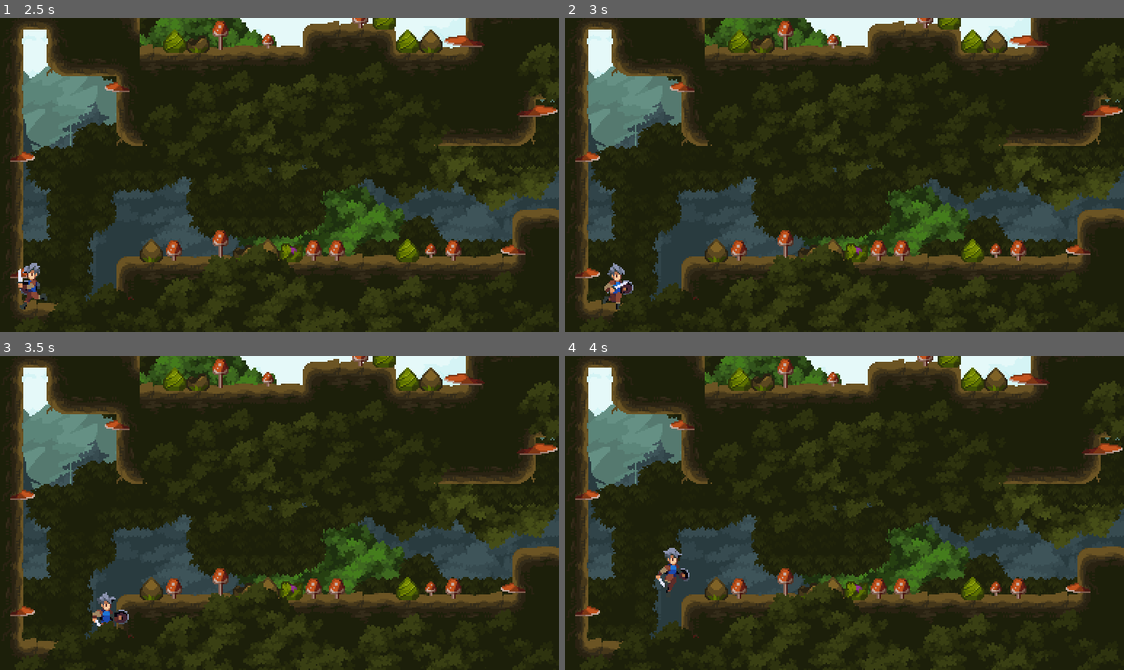
Above: before the commit, frames 1-4 (two rows, left to right).
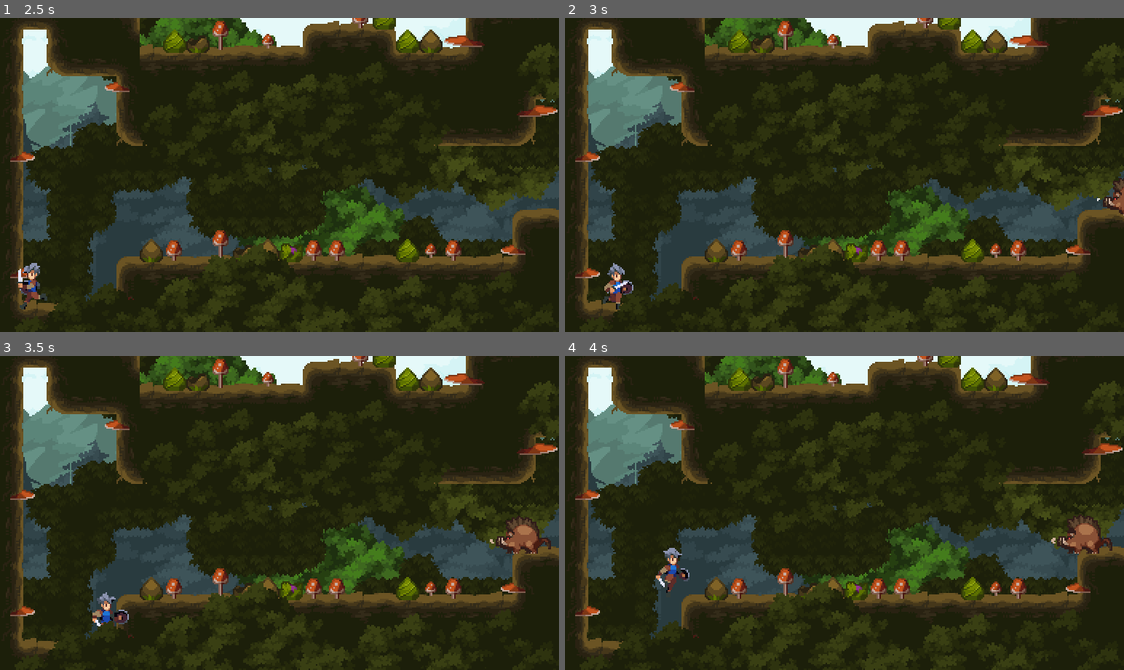
Above: after the commit, the same moments.

Repository: III-Moon/HelloGodot
Game: Godot game, scene res://label.tscn
The game is run twice, just before and just after one commit, with the same random seed, the same clock (stepped at 60 frames per second) and the same inputs.
Inputs:
- Up to frame 1 (2.5 s): hold D (move_right) 0.53-2.03 s; tap Space (jump) at 0.77, 1.52 s; hold A (move_left) from 2.03 s (still down)
- Up to frame 2 (3 s): release A (move_left) at 2.78 s; hold D (move_right) from 2.78 s (still down)
- Up to frame 3 (3.5 s): keep holding D (move_right); tap Space (jump) at 3.02 s
- Up to frame 4 (4 s): keep holding D (move_right); tap Space (jump) at 3.77 s

Frame 1 is identical in both runs. In frame 2, 0.3% of the frame differs, in the area x 95-100%, y 50-63%; in frame 3, 0.7%; in frame 4, 0.7%, in the area x 86-98%, y 50-63%.

Commit message:
enemy-boar add

Diff:
--- /dev/null
+++ b/enemies/boar.gd
@@ -0,0 +1,66 @@
+extends Enemy
+
+enum State {
+	IDLE,
+	WALK,
+	RUN,
+	HIT,
+}
+
+@onready var wall_checker: RayCast2D = $Graphics/WallChecker
+@onready var player_checker: RayCast2D = $Graphics/PlayerChecker
+@onready var floor_checker: RayCast2D = $Graphics/FloorChecker
+@onready var calm_down_timer: Timer = $CalmDownTimer
+
+func tick_physics(state: State, delta: float) -> void:
+	match state:
+		State.IDLE:
+			move(0.0, delta)
+		State.WALK:
+			move(max_speed / 3, delta)
+		State.RUN:
+			if wall_checker.is_colliding() or not floor_checker.is_colliding():
+				direction *= -1
+			move(max_speed, delta)
+			if player_checker.is_colliding():
+				calm_down_timer.start()
+
+func get_next_state(state: State) -> State:
+	if player_checker.is_colliding():
+		return State.RUN
+
+	match state:
+		State.IDLE:
+			if state_machine.state_time > 2:
+				return State.WALK
+
+		State.WALK:
+			if wall_checker.is_colliding() or not floor_checker.is_colliding():
+				return State.IDLE
+
+		State.RUN:
+			if calm_down_timer.is_stopped():
+				return State.WALK
+
+	return state
+
+func transition_state(from: State, to: State) -> void:
+	print("[%s] %s => %s" % [
+		Engine.get_physics_frames(),
+		State.keys()[from] if from != -1 else "<START>",
+		State.keys()[to],
+	])
+
+	match to:
+		State.IDLE:
+			animation_player.play("idle")
+			if wall_checker.is_colliding():
+				direction *= -1
+		State.WALK:
+			animation_player.play("walk")
+			if not floor_checker.is_colliding():
+				direction *= -1
+				# 强制更新缓存内的值
+				floor_checker.force_raycast_update()
+		State.RUN:
+			animation_player.play("run")
--- /dev/null
+++ b/enemies/boar.tscn
@@ -0,0 +1,255 @@
+[gd_scene load_steps=14 format=3 uid="uid://docg8hbrvdocg"]
+
+[ext_resource type="PackedScene" uid="uid://bqk00527k7t1k" path="res://enemies/enemy.tscn" id="1_sfwxw"]
+[ext_resource type="Script" path="res://enemies/boar.gd" id="2_c47us"]
+[ext_resource type="Texture2D" uid="uid://durtu3s7ipj1p" path="res://Legacy-Fantasy - High Forest 2.3/Mob/Boar/Idle/Idle-Sheet.png" id="2_tfqni"]
+[ext_resource type="Texture2D" uid="uid://cy1tb6irxpjw0" path="res://Legacy-Fantasy - High Forest 2.3/Mob/Boar/Hit-Vanish/Hit-Sheet.png" id="3_enl3k"]
+[ext_resource type="Texture2D" uid="uid://bm5ea0w44ytb" path="res://Legacy-Fantasy - High Forest 2.3/Mob/Boar/Walk/Walk-Base-Sheet.png" id="4_gilal"]
+[ext_resource type="Texture2D" uid="uid://c6ukk25bo4wpe" path="res://Legacy-Fantasy - High Forest 2.3/Mob/Boar/Run/Run-Sheet.png" id="5_48j2j"]
+
+[sub_resource type="CircleShape2D" id="CircleShape2D_m6qiv"]
+
+[sub_resource type="Animation" id="Animation_j326s"]
+resource_name = "idle"
+length = 0.4
+loop_mode = 1
+tracks/0/type = "value"
+tracks/0/imported = false
+tracks/0/enabled = true
+tracks/0/path = NodePath("Graphics/Sprite2D:texture")
+tracks/0/interp = 1
+tracks/0/loop_wrap = true
+tracks/0/keys = {
+"times": PackedFloat32Array(0),
+"transitions": PackedFloat32Array(1),
+"update": 1,
+"values": [ExtResource("2_tfqni")]
+}
+tracks/1/type = "value"
+tracks/1/imported = false
+tracks/1/enabled = true
+tracks/1/path = NodePath("Graphics/Sprite2D:hframes")
+tracks/1/interp = 1
+tracks/1/loop_wrap = true
+tracks/1/keys = {
+"times": PackedFloat32Array(0),
+"transitions": PackedFloat32Array(1),
+"update": 1,
+"values": [4]
+}
+tracks/2/type = "value"
+tracks/2/imported = false
+tracks/2/enabled = true
+tracks/2/path = NodePath("Graphics/Sprite2D:frame")
+tracks/2/interp = 1
+tracks/2/loop_wrap = true
+tracks/2/keys = {
+"times": PackedFloat32Array(0, 0.1, 0.2, 0.3),
+"transitions": PackedFloat32Array(1, 1, 1, 1),
+"update": 1,
+"values": [0, 1, 2, 3]
+}
+
+[sub_resource type="Animation" id="Animation_85uhx"]
+length = 0.001
+tracks/0/type = "value"
+tracks/0/imported = false
+tracks/0/enabled = true
+tracks/0/path = NodePath("Graphics/Sprite2D:texture")
+tracks/0/interp = 1
+tracks/0/loop_wrap = true
+tracks/0/keys = {
+"times": PackedFloat32Array(0),
+"transitions": PackedFloat32Array(1),
+"update": 1,
+"values": [ExtResource("2_tfqni")]
+}
+tracks/1/type = "value"
+tracks/1/imported = false
+tracks/1/enabled = true
+tracks/1/path = NodePath("Graphics/Sprite2D:hframes")
+tracks/1/interp = 1
+tracks/1/loop_wrap = true
+tracks/1/keys = {
+"times": PackedFloat32Array(0),
+"transitions": PackedFloat32Array(1),
+"update": 1,
+"values": [4]
+}
+tracks/2/type = "value"
+tracks/2/imported = false
+tracks/2/enabled = true
+tracks/2/path = NodePath("Graphics/Sprite2D:frame")
+tracks/2/interp = 1
+tracks/2/loop_wrap = true
+tracks/2/keys = {
+"times": PackedFloat32Array(0),
+"transitions": PackedFloat32Array(1),
+"update": 1,
+"values": [0]
+}
+
+[sub_resource type="Animation" id="Animation_npt0i"]
+resource_name = "hit"
+length = 0.4
+tracks/0/type = "value"
+tracks/0/imported = false
+tracks/0/enabled = true
+tracks/0/path = NodePath("Graphics/Sprite2D:texture")
+tracks/0/interp = 1
+tracks/0/loop_wrap = true
+tracks/0/keys = {
+"times": PackedFloat32Array(0, 0.4),
+"transitions": PackedFloat32Array(1, 1),
+"update": 1,
+"values": [ExtResource("3_enl3k"), ExtResource("3_enl3k")]
+}
+tracks/1/type = "value"
+tracks/1/imported = false
+tracks/1/enabled = true
+tracks/1/path = NodePath("Graphics/Sprite2D:hframes")
+tracks/1/interp = 1
+tracks/1/loop_wrap = true
+tracks/1/keys = {
+"times": PackedFloat32Array(0),
+"transitions": PackedFloat32Array(1),
+"update": 1,
+"values": [4]
+}
+tracks/2/type = "value"
+tracks/2/imported = false
+tracks/2/enabled = true
+tracks/2/path = NodePath("Graphics/Sprite2D:frame")
+tracks/2/interp = 1
+tracks/2/loop_wrap = true
+tracks/2/keys = {
+"times": PackedFloat32Array(0, 0.1, 0.2, 0.3),
+"transitions": PackedFloat32Array(1, 1, 1, 1),
+"update": 1,
+"values": [0, 1, 2, 3]
+}
+
+[sub_resource type="Animation" id="Animation_joof6"]
+resource_name = "walk"
+length = 0.6
+loop_mode = 1
+tracks/0/type = "value"
+tracks/0/imported = false
+tracks/0/enabled = true
+tracks/0/path = NodePath("Graphics/Sprite2D:texture")
+tracks/0/interp = 1
+tracks/0/loop_wrap = true
+tracks/0/keys = {
+"times": PackedFloat32Array(0),
+"transitions": PackedFloat32Array(1),
+"update": 1,
+"values": [ExtResource("4_gilal")]
+}
+tracks/1/type = "value"
+tracks/1/imported = false
+tracks/1/enabled = true
+tracks/1/path = NodePath("Graphics/Sprite2D:hframes")
+tracks/1/interp = 1
+tracks/1/loop_wrap = true
+tracks/1/keys = {
+"times": PackedFloat32Array(0),
+"transitions": PackedFloat32Array(1),
+"update": 1,
+"values": [6]
+}
+tracks/2/type = "value"
+tracks/2/imported = false
+tracks/2/enabled = true
+tracks/2/path = NodePath("Graphics/Sprite2D:frame")
+tracks/2/interp = 1
+tracks/2/loop_wrap = true
+tracks/2/keys = {
+"times": PackedFloat32Array(0, 0.1, 0.2, 0.3, 0.4, 0.5),
+"transitions": PackedFloat32Array(1, 1, 1, 1, 1, 1),
+"update": 1,
+"values": [0, 1, 2, 3, 4, 5]
+}
+
+[sub_resource type="Animation" id="Animation_qvjrn"]
+resource_name = "run"
+length = 0.6
+loop_mode = 1
+tracks/0/type = "value"
+tracks/0/imported = false
+tracks/0/enabled = true
+tracks/0/path = NodePath("Graphics/Sprite2D:texture")
+tracks/0/interp = 1
+tracks/0/loop_wrap = true
+tracks/0/keys = {
+"times": PackedFloat32Array(0),
+"transitions": PackedFloat32Array(1),
+"update": 1,
+"values": [ExtResource("5_48j2j")]
+}
+tracks/1/type = "value"
+tracks/1/imported = false
+tracks/1/enabled = true
+tracks/1/path = NodePath("Graphics/Sprite2D:hframes")
+tracks/1/interp = 1
+tracks/1/loop_wrap = true
+tracks/1/keys = {
+"times": PackedFloat32Array(0),
+"transitions": PackedFloat32Array(1),
+"update": 1,
+"values": [6]
+}
+tracks/2/type = "value"
+tracks/2/imported = false
+tracks/2/enabled = true
+tracks/2/path = NodePath("Graphics/Sprite2D:frame")
+tracks/2/interp = 1
+tracks/2/loop_wrap = true
+tracks/2/keys = {
+"times": PackedFloat32Array(0, 0.1, 0.2, 0.3, 0.4, 0.5),
+"transitions": PackedFloat32Array(1, 1, 1, 1, 1, 1),
+"update": 1,
+"values": [0, 1, 2, 3, 4, 5]
+}
+
+[sub_resource type="AnimationLibrary" id="AnimationLibrary_awyo8"]
+_data = {
+"RESET": SubResource("Animation_85uhx"),
+"hit": SubResource("Animation_npt0i"),
+"idle": SubResource("Animation_j326s"),
+"run": SubResource("Animation_qvjrn"),
+"walk": SubResource("Animation_joof6")
+}
+
+[node name="Boar" instance=ExtResource("1_sfwxw")]
+script = ExtResource("2_c47us")
+
+[node name="Sprite2D" parent="Graphics" index="0"]
+position = Vector2(0, -16)
+texture = ExtResource("2_tfqni")
+hframes = 4
+
+[node name="WallChecker" type="RayCast2D" parent="Graphics" index="1"]
+position = Vector2(-10, -12)
+target_position = Vector2(-11, 0)
+
+[node name="PlayerChecker" type="RayCast2D" parent="Graphics" index="2"]
+position = Vector2(-10, -12)
+target_position = Vector2(-68, 0)
+collision_mask = 2
+
+[node name="FloorChecker" type="RayCast2D" parent="Graphics" index="3"]
+position = Vector2(-15, -1)
+target_position = Vector2(0, 5)
+
+[node name="CollisionShape2D" parent="." index="1"]
+position = Vector2(-1, -10)
+shape = SubResource("CircleShape2D_m6qiv")
+
+[node name="AnimationPlayer" parent="." index="2"]
+libraries = {
+"": SubResource("AnimationLibrary_awyo8")
+}
+
+[node name="CalmDownTimer" type="Timer" parent="." index="4"]
+wait_time = 2.5
+one_shot = true
--- /dev/null
+++ b/enemies/enemy.gd
@@ -0,0 +1,28 @@
+class_name Enemy
+extends CharacterBody2D
+
+enum Direction {
+	LEFT = -1,
+	RIGHT = 1,
+}
+
+@export var direction := Direction.LEFT:
+	set(v):
+		direction = v
+		if not is_node_ready():
+			await ready
+		graphics.scale.x = -direction
+@export var max_speed: float = 180
+@export var acceleration: float = 200
+
+var default_gravity := ProjectSettings.get("physics/2d/default_gravity") as float
+
+@onready var graphics: Node2D = $Graphics
+@onready var animation_player: AnimationPlayer = $AnimationPlayer
+@onready var state_machine: StateMachine = $StateMachine
+
+func move(speed: float, delta: float) -> void:
+	velocity.x = move_toward(velocity.x, speed * direction, acceleration * delta)
+	velocity.y = default_gravity * delta
+
+	move_and_slide()
--- /dev/null
+++ b/enemies/enemy.tscn
@@ -0,0 +1,19 @@
+[gd_scene load_steps=3 format=3 uid="uid://bqk00527k7t1k"]
+
+[ext_resource type="Script" path="res://enemies/enemy.gd" id="1_jf5fp"]
+[ext_resource type="Script" path="res://classes/StateMachine.gd" id="1_yd68h"]
+
+[node name="Enemy" type="CharacterBody2D"]
+collision_layer = 4
+script = ExtResource("1_jf5fp")
+
+[node name="Graphics" type="Node2D" parent="."]
+
+[node name="Sprite2D" type="Sprite2D" parent="Graphics"]
+
+[node name="CollisionShape2D" type="CollisionShape2D" parent="."]
+
+[node name="AnimationPlayer" type="AnimationPlayer" parent="."]
+
+[node name="StateMachine" type="Node" parent="."]
+script = ExtResource("1_yd68h")
--- a/label.tscn
+++ b/label.tscn
@@ -1,10 +1,11 @@
-[gd_scene load_steps=8 format=3 uid="uid://cga73gadolaqx"]
+[gd_scene load_steps=9 format=3 uid="uid://cga73gadolaqx"]
 
 [ext_resource type="Texture2D" uid="uid://d8lfdaeppmue" path="res://Legacy-Fantasy - High Forest 2.3/Assets/Tree-Assets.png" id="1_8k1t8"]
 [ext_resource type="Script" path="res://label.gd" id="1_f2fi0"]
 [ext_resource type="PackedScene" uid="uid://culh1h8p45f37" path="res://player.tscn" id="2_m4jq3"]
 [ext_resource type="Texture2D" uid="uid://h5np6qrs8vvh" path="res://Legacy-Fantasy - High Forest 2.3/Background/Background.png" id="4_7lsrk"]
 [ext_resource type="Texture2D" uid="uid://cs1tw8y858hmx" path="res://Legacy-Fantasy - High Forest 2.3/Trees/Background.png" id="5_np7al"]
+[ext_resource type="PackedScene" uid="uid://docg8hbrvdocg" path="res://enemies/boar.tscn" id="6_q6r5w"]
 
 [sub_resource type="TileSetAtlasSource" id="TileSetAtlasSource_b1qev"]
 texture = ExtResource("1_8k1t8")
@@ -777,3 +778,6 @@
 texture = ExtResource("1_8k1t8")
 region_enabled = true
 region_rect = Rect2(210, 197, 124, 86)
+
+[node name="Boar" parent="." instance=ExtResource("6_q6r5w")]
+position = Vector2(359, 121)
--- a/player.gd
+++ b/player.gd
@@ -133,11 +133,11 @@
 
 
 func transition_state(from: State, to: State) -> void:
-	print("[%s] %s => %s" % [
-		Engine.get_physics_frames(),
-		State.keys()[from] if from != -1 else "<START>",
-		State.keys()[to],
-	])
+	#print("[%s] %s => %s" % [
+		#Engine.get_physics_frames(),
+		#State.keys()[from] if from != -1 else "<START>",
+		#State.keys()[to],
+	#])
 
 	if from not in GROUND_STATES and to in GROUND_STATES:
 		coyote_timer.stop()
--- a/player.tscn
+++ b/player.tscn
@@ -579,6 +579,7 @@
 }
 
 [node name="Player" type="CharacterBody2D"]
+collision_layer = 2
 script = ExtResource("1_ps5k6")
 
 [node name="Graphics" type="Node2D" parent="."]
--- a/project.godot
+++ b/project.godot
@@ -46,6 +46,12 @@
 ]
 }
 
+[layer_names]
+
+2d_physics/layer_1="Environment"
+2d_physics/layer_2="Player"
+2d_physics/layer_3="Enemy"
+
 [rendering]
 
 textures/canvas_textures/default_texture_filter=0
